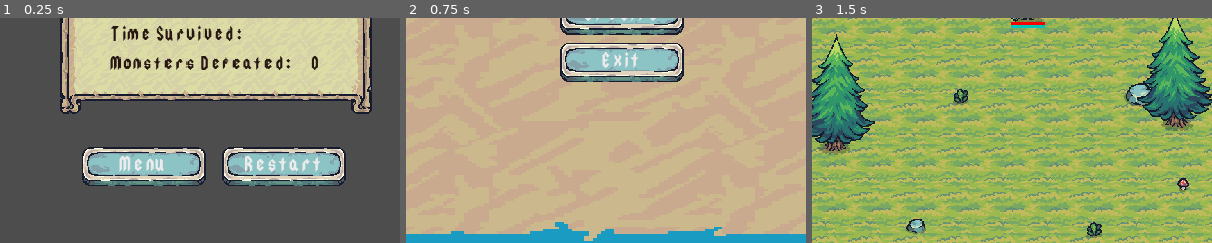
Above: before the commit, frames 1-3 (left to right).
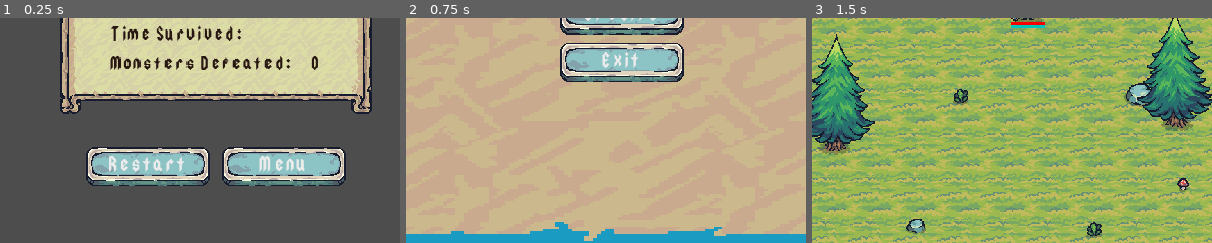
Above: after the commit, the same moments.

Repository: GracilianoOG/godot-dio-tiny-swords
Game: Godot game, scene res://ui/game_over_ui.tscn
Two runs of this game, one before a commit and one after it. Both use one fixed random seed, a clock stepped at 60 frames per second and the inputs below. This scene is started directly instead of the project's main scene.
Inputs:
- Up to frame 1 (0.25 s): no input
- Up to frame 2 (0.75 s): click "Menu" at 0.5 s
- Up to frame 3 (1.5 s): click "Start" at 1.25 s
The pictures show only the part of the screen within x 23-73%, y 50-100%; the shares and areas given below are measured in that part.

The runs differ from the first frame. In frame 1, 2.9% of the frame differs, in the area x 20-80%, y 57-75%; in frame 2, nothing differs; in frame 3, nothing differs.

Commit message:
Fix misaligned game over buttons

Diff:
--- a/ui/game_over_ui.tscn
+++ b/ui/game_over_ui.tscn
@@ -115,39 +115,32 @@
 text = "999"
 label_settings = SubResource("LabelSettings_nng2c")
 
-[node name="Menu" type="Button" parent="."]
-custom_minimum_size = Vector2(192, 64)
+[node name="HBoxContainer" type="HBoxContainer" parent="."]
 anchors_preset = 8
 anchor_left = 0.5
 anchor_top = 0.5
 anchor_right = 0.5
 anchor_bottom = 0.5
-offset_left = -200.0
-offset_top = 186.0
-offset_right = -8.0
-offset_bottom = 250.0
-grow_horizontal = 2
-grow_vertical = 2
-size_flags_horizontal = 6
-theme = ExtResource("4_r3kcp")
-text = "Menu"
-
-[node name="Restart" type="Button" parent="."]
-custom_minimum_size = Vector2(192, 64)
-anchors_preset = 8
-anchor_left = 0.5
-anchor_top = 0.5
-anchor_right = 0.5
-anchor_bottom = 0.5
-offset_left = 2.0
+offset_left = -194.0
 offset_top = 186.0
 offset_right = 194.0
 offset_bottom = 250.0
 grow_horizontal = 2
 grow_vertical = 2
+
+[node name="Restart" type="Button" parent="HBoxContainer"]
+custom_minimum_size = Vector2(192, 64)
+layout_mode = 2
 size_flags_horizontal = 6
 theme = ExtResource("4_r3kcp")
 text = "Restart"
 
-[connection signal="pressed" from="Menu" to="." method="_on_menu_pressed"]
-[connection signal="pressed" from="Restart" to="." method="_on_restart_pressed"]
+[node name="Menu" type="Button" parent="HBoxContainer"]
+custom_minimum_size = Vector2(192, 64)
+layout_mode = 2
+size_flags_horizontal = 6
+theme = ExtResource("4_r3kcp")
+text = "Menu"
+
+[connection signal="pressed" from="HBoxContainer/Restart" to="." method="_on_restart_pressed"]
+[connection signal="pressed" from="HBoxContainer/Menu" to="." method="_on_menu_pressed"]
